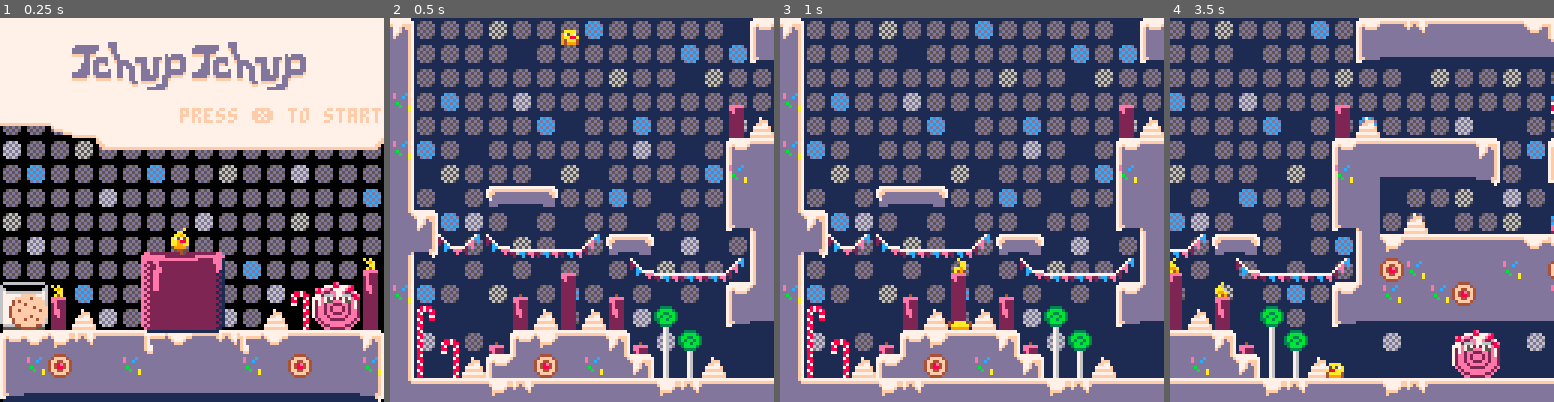
Above: before the commit, frames 1-4 (left to right).
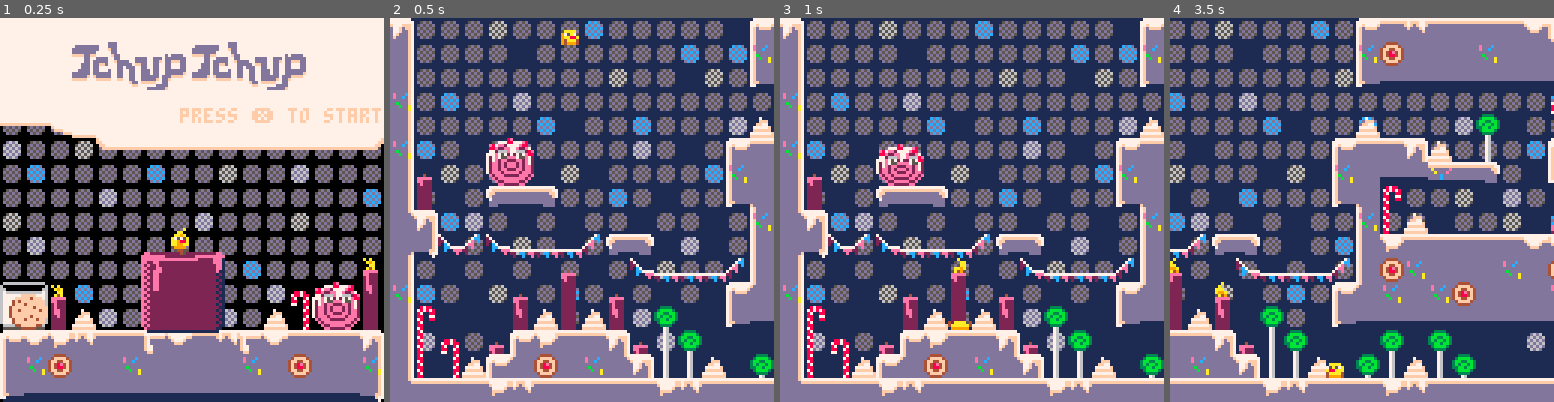
Above: after the commit, the same moments.

Repository: gschup/pico8-playground
Game: PICO-8 cartridge carts/tchup.p8
Same seed, same stepped clock (60 frames per second), same inputs: the game is played once before the commit and once after it.
Inputs:
- Up to frame 1 (0.25 s): no input
- Up to frame 2 (0.5 s): tap X (X key) at 0.33 s
- Up to frame 3 (1 s): tap O (Z key) at 0.7 s
- Up to frame 4 (3.5 s): tap X (X key) at 1.07, 1.85, 2.97 s; hold Right 1.6-2.1 s; tap O (Z key) every 0.4 s from 1.7 to 3.3 s; hold Right 2.47-3.03 s; hold Left from 3.08 s (still down)

Frame 1 is identical in both runs. In frame 2, 3.1% of the frame differs, in the area x 7-100%, y 7-94%; in frame 3, 3.0%; in frame 4, 9.3%, in the area x 42-100%, y 6-94%.

Commit message:
collision with rolls, interaction with C-button

Diff:
--- a/carts/tchup.p8
+++ b/carts/tchup.p8
@@ -88,6 +88,10 @@
 deep_soda_tiles_y={}
 deep_soda_count=0
 
+roll_tiles_x={}
+roll_tiles_y={}
+roll_count=0
+
 function find_animated_tiles()
 	for x=map_x1,map_x2 do
 		for y=map_y1,map_y2 do
@@ -107,6 +111,11 @@
 				add(deep_soda_tiles_y,y)
 				deep_soda_count +=1
 			end
+			if mget(x,y)==25 then
+				add(roll_tiles_x,x)
+				add(roll_tiles_y,y)
+				roll_count +=1
+			end
 		end
 	end
 end
@@ -150,6 +159,7 @@
 	update_state()
 	// candle touching
 	check_candle_touch()
+	check_roll_touch()
 	// check game end
 	check_game_end()
 end
@@ -356,8 +366,7 @@
 end
 
 // candle touching
-function player_touches(x,y)
-	local marg=2
+function player_touches(x,y, marg)
 	local touch_y = y<=p.y+marg and y>=p.y+p.coll.y1-marg
 	local touch_x = x>=p.x+p.coll.x1-marg and x<=p.x+p.coll.x2+marg
 	return touch_y and touch_x
@@ -367,13 +376,25 @@
 	for i=1,candle_count do
 		local cx=8*(candle_tiles_x[i]-map_x1)+4
 		local cy=8*(candle_tiles_y[i]-map_y1)+4
-		if player_touches(cx,cy) and not candles_activated[i] then
+		if player_touches(cx,cy,2) and not candles_activated[i] then
 			candles_activated[i]=true
 			sfx(1)
 		end
 	end
 end
 
+function check_roll_touch()
+	for i=1,roll_count do
+		local cx=8*(roll_tiles_x[i]-map_x1)+4
+		local cy=8*(roll_tiles_y[i]-map_y1)+4
+		if player_touches(cx,cy,10) and btnp(🅾️)then
+			//open a dialog field
+			printh("hello")
+		end
+	end
+end
+
+// check winning conditions
 function check_game_end()
 	local end_counter = 0
 	for i=1, candle_count do
@@ -553,6 +574,13 @@
 			cam.x+8*(deep_soda_tiles_x[x]-map_x1),
 			cam.y+8*(deep_soda_tiles_y[x]-map_y1))
 	end
+	// draw animated  rolls
+	for x=1,roll_count do
+		local roll_animation = {13,76}
+		local rolls = roll_animation[flr(frames_in_game/20)%2+1]
+		spr(rolls,cam.x+8*(roll_tiles_x[x]-map_x1),
+		cam.y+8*(roll_tiles_y[x]-map_y1),2,2)
+	end
 end
 
 function draw_menu()
@@ -576,10 +604,38 @@
 end
 
 function draw_win_screen()
+	// background
 	cls(1)
 	map(0,0,0,0,16,16)
+	// animated rolls
+	local roll_animation = {13,76}
+	local rolls = roll_animation[flr(frames_in_win/10)%2+1]
+	spr(rolls,16,8,2,2)
+	spr(rolls,96,8,2,2)
+	// animated candles
+	local candle=128+(frames_in_win/15)%3
+	local candle2=128+(frames_in_win/14)%3
+	spr(candle,32,36)
+	spr(candle2,48,36)
+	spr(candle,72,36)
+	spr(candle2,88,36)
+	spr(candle,16,60)
+	spr(candle2,8,76)
+	spr(candle,112,76)
+	// animated tchuptchup
+	local tchup=1+(frames_in_win/25)%2
+	spr(tchup,60,48)
+	// text
 	print('congratulation! you won',20,1,7)
 end
+…(8 lines of a section not shown)…
 
 
 
@@ -780,36 +836,36 @@
 0000000000000000000000000000000000000000000000000000000000000000000000000000000000000000000000000000000000000000000000000000000000000000000000000000000000000000000000000000000000000000000000000000000000000000000000000000000000000000000000000000000000000000
 __map__
 007a0000000000000000000000003f002b2a2a2a2d2a2a2a2b2a2a2a2a2a002d000000000000000000000000000000001818181818181818181818181818181800000000000000000000000000000000000000000000000000000000000000000000000000000000000000000000000000000000000000000000000000000000
-007b0d0e3e00002a000000000d0e4f2a002a2a2a2a002a2a2a2a2a2a2b2a2b2a000000000000000000000000000000001818184748494a4b4748494a4b18181800000000000000000000000000000000000000000000000000000000000000000000000000000000000000000000000000000000000000000000000000000000
-2b7b1d1e4e2d0000002a00401d1e4f002d2a2a2a2a2a2a2a2a2d2a2a002d2a2a000000000000000000000000000000001818185758595a5b5758595a5b18181800000000000000000000000000000000000000000000000000000000000000000000000000000000000000000000000000000000000000000000000000000000
+007b00003e00002a0000000000004f2a002a2a2a2a002a2a2a2a2a2a2b2a2b2a000000000000000000000000000000001818184748494a4b4748494a4b18181800000000000000000000000000000000000000000000000000000000000000000000000000000000000000000000000000000000000000000000000000000000
+2b7b00004e2d0000002a004000004f002d2a2a2a2a2a2a2a2a2d2a2a002d2a2a000000000000000000000000000000001818185758595a5b5758595a5b18181800000000000000000000000000000000000000000000000000000000000000000000000000000000000000000000000000000000000000000000000000000000
 0070717972002c0000002b707179722c2a2a2b2a2a2c2a2a2a2a2a2a2a2a2a2a000000000000000000000000000000001818181818181818181818181818181800000000000000000000000000000000000000000000000000000000000000000000000000000000000000000000000000000000000000000000000000000000
 002c7c7d7d7d7d7d7d7d7d7d7e002b00002a2a2a2a2a2b002a2a2b2a2a2a2c00000000000000000000000000000000002929271f18181818181818181818181800000000000000000000000000000000000000000000000000000000000000000000000000000000000000000000000000000000000000000000000000000000
-7c7d7d7e5100522a005100507c7d7d7e2a2b2a002a2a2a2a2a2a2c2a002a2a2a000000000000000000000000000000002c2a2a2d2e292929292929292929292f00000000000000000000000000000000000000000000000000000000000000000000000000000000000000000000000000000000000000000000000000000000
+7c7d7d7e4100412a004100417c7d7d7e2a2b2a002a2a2a2a2a2a2c2a002a2a2a000000000000000000000000000000002c2a2a2d2e292929292929292929292f00000000000000000000000000000000000000000000000000000000000000000000000000000000000000000000000000000000000000000000000000000000
 2d002a406140600000604061402a00002a002d2a2a2a002d002a2a2a2a2b2a2a000000000000000000000000000000002a2b2a2a2a2a2b2a2a2d2a2a2c2a2a2a00000000000000000000000000000000000000000000000000000000000000000000000000000000000000000000000000000000000000000000000000000000
 002c00353a3d393d3d393d31367a002a2c2a002a002b2a2a2a2b2a002a2a2d00000000000000000000000000000000002a2a2a2a2c2a2a2a2a2a2a2a2a2a2a2b00000000000000000000000000000000000000000000000000000000000000000000000000000000000000000000000000000000000000000000000000000000
-000050386b3b6c3b6c3b3b6b777b2d002d002b2c2a002a002a2a002a2a002a2a000000000000000000000000000000002d2a2a2a2a2a2a2a2c2a2a2a2d2a2a2a00000000000000000000000000000000000000000000000000000000000000000000000000000000000000000000000000000000000000000000000000000000
+000041386b3b6c3b6c3b3b6b777b2d002d002b2c2a002a002a2a002a2a002a2a000000000000000000000000000000002d2a2a2a2a2a2a2a2c2a2a2a2d2a2a2a00000000000000000000000000000000000000000000000000000000000000000000000000000000000000000000000000000000000000000000000000000000
 7c7d353a3d3d3d32313d3d3d3d367d7e2a2c002a002d2a002a2b2a002c002a00000000000000000000000000000000002a2c2a2a2a2a2a2a2a2a2a2a2a2a2a2a00000000000000000000000000000000000000000000000000000000000000000000000000000000000000000000000000000000000000000000000000000000
-3e51783b6c3b3b6b3b3b3b6c3b375200002a002a002a002a002a002d2a2a002a000000000000000000000000000000002a2a2a2a2a2a2b2a2a2a2b2a2a2a2a4100000000000000000000000000000000000000000000000000000000000000000000000000000000000000000000000000000000000000000000000000000000
+3e41783b6c3b3b6b3b3b3b6c3b374100002a002a002a002a002a002d2a2a002a000000000000000000000000000000002a2a2a2a2a2a2b2a2a2a2b2a2a2a2a4100000000000000000000000000000000000000000000000000000000000000000000000000000000000000000000000000000000000000000000000000000000
 4e353d3d3d393a3d3d31323d3d3d363f2a2b2a002d002a2b2a002a002a000000000000000000000000000000000000000b0c412b2a2a2a2a2a2a2a2c3f0d0e6000000000000000000000000000000000000000000000000000000000000000000000000000000000000000000000000000000000000000000000000000000000
 4e786b6c3b3b3b3b6c3b3b6b3b3b774f2d0000000000002a00002c2a0000002d000000000000000000000000000000001b1c60402c2a2d2a2a2c2a404f1d1e6100000000000000000000000000000000000000000000000000000000000000000000000000000000000000000000000000000000000000000000000000000000
 35313d3d3d3d3d3d393a3d3d3d3d3d36002c002a000000000000002c000000000d0e0d0e0d0e0d0e0d0e0d0e0d0e0d0e353931323d3d3a393d323a393d3d3d3600000000000000000000000000000000000000000000000000000000000000000000000000000000000000000000000000000000000000000000000000000000
 3b6b6c3b3b6c3b6b3b3b3b6c3b3b6b6c000000000000000000000000000000001d1e1d1e1d1e1d1e1d1e1d1e1d1e1d1e386c6b3b3b6c3b3b3b3b6c3b6b3b3b7700000000000000000000000000000000000000000000000000000000000000000000000000000000000000000000000000000000000000000000000000000000
 6c3b3b3b6c3b3b3b6c3b3b6b3b6c3b3b00000000000000000000000000000000000000000000000000000000000000003c33333333333333333333333333333400000000000000000000000000000000000000000000000000000000000000000000000000000000000000000000000000000000000000000000000000000000
 360000000000000000000000000000353d323d3d3d3d393a3d3d3d3d71717179717171717171717136000000000000000000000000000000000000000000000000000000000000000000000000000000000000000000000000000000000000000000000000000000000000000000000000000000000000000000000000000000
-3700000000000000000000000000003c3333333333333333160f333300000000004100004100004037000040000000000000000000000000000000000000000000000000000000000000000000000000000000000000000000000000000000000000000000000000000000000000000000000000000000000000000000000000
-3700000000000000000000000000000000000000000000003837400000000070797171797171717134007072000000000000000000000000000000000000000000000000000000000000000000000000000000000000000000000000000000000000000000000000000000000000000000000000000000000000000000000000
-77000000000000000000000000004100000000000000003f3825323600000000000000000000000000000000000000000000000000000000000000000000000000000000000000000000000000000000000000000000000000000000000000000000000000000000000000000000000000000000000000000000000000000000
-37000000000000000000000000006140000000000000004f380f333400000000000000000000000000000000000000000000000000000000000000000000000000000000000000000000000000000000000000000000000000000000000000000000000000000000000000000000000000000000000000000000000000000000
-7700000000000000000000000000353d3d3d3d3d360000352634000000000000000000000000000000004100000000000000000000000000000000000000000000000000000000000000000000000000000000000000000000000000000000000000000000000000000000000000000000000000000000000000000000000000
-3700000000000000000000000000783b333333333400003c3700000000003539360000000000000000707200000000000000000000000000000000000000000000000000000000000000000000000000000000000000000000000000000000000000000000000000000000000000000000000000000000000000000000000000
-3700000070717200000000000000383b00000000000000003700000000003c16770000000000000000000000000000000000000000000000000000000000000000000000000000000000000000000000000000000000000000000000000000000000000000000000000000000000000000000000000000000000000000000000
-25360000000000000000000000003c1600400000000000413741000000000038370000000000000000000000000000000000000000000000000000000000000000000000000000000000000000000000000000000000000000000000000000000000000000000000000000000000000000000000000000000000000000000000
-0f347c7e7c7d7d7d7e70720000000038313d3d3d3d3d39323760003e00004038370000000000004100000070720000000000000000000000000000000000000000000000000000000000000000000000000000000000000000000000000000000000000000000000000000000000000000000000000000000000000000000000
-370000000000004100007c7d7d7d7e386b6c3b3b3b6c3b6b2536004e3f003526370000000000707172000000000000000000000000000000000000000000000000000000000000000000000000000000000000000000000000000000000000000000000000000000000000000000000000000000000000000000000000000000
-770000000041006100410000000035266c3b6c6b3b3b3b6c3b34004e4f003c16370000000000000000000000000000000000000000000000000000000000000000000000000000000000000000000000000000000000000000000000000000000000000000000000000000000000000000000000000000000000000000000000
-373e0000006040614060007a00003c3333333333333333333400003536000038377a0000000000000000000d0e0000000000000000000000000000000000000000000000000000000000000000000000000000000000000000000000000000000000000000000000000000000000000000000000000000000000000000000000
-374e3f004135313d3d36417b7a0000000000000d0e0000000000003c34000038377b0000000000000000001d1e0000000000000000000000000000000000000000000000000000000000000000000000000000000000000000000000000000000000000000000000000000000000000000000000000000000000000000000000
-374e4f4035266b3b6c25367b7b4000000000001d1e000000000000000000003825367f7f7f7f7f7f7f7f3539367f7f7f0000000000000000000000000000000000000000000000000000000000000000000000000000000000000000000000000000000000000000000000000000000000000000000000000000000000000000
+370000000000000000000000000000786b3b3b3b6c3b3b3b6c0f333300000000004100004100004037000040000000000000000000000000000000000000000000000000000000000000000000000000000000000000000000000000000000000000000000000000000000000000000000000000000000000000000000000000
+3700000000000000000000000000003c33333333333333331637400000000070797171797171717134007072000000000000000000000000000000000000000000000000000000000000000000000000000000000000000000000000000000000000000000000000000000000000000000000000000000000000000000000000
+77000000000000000000000000000000000000000000003f3825323600000000000000000000000000000000000000000000000000000000000000000000000000000000000000000000000000000000000000000000000000000000000000000000000000000000000000000000000000000000000000000000000000000000
+37000000000000000000000000000040000000007a00004f380f333400000019000000000000000000000000000000000000000000000000000000000000000000000000000000000000000000000000000000000000000000000000000000000000000000000000000000000000000000000000000000000000000000000000
+7700000019000000000000000000353d3d3640007b0000352634000000000000000000000000000000004100000000000000000000000000000000000000000000000000000000000000000000000000000000000000000000000000000000000000000000000000000000000000000000000000000000000000000000000000
+3741000000000000000000000000783b333379717200003c3700000000003539360000000000000000707200000000000000000000000000000000000000000000000000000000000000000000000000000000000000000000000000000000000000000000000000000000000000000000000000000000000000000000000000
+37610000707172000000000000003c163e000000000000003700000000003c16770000000000000000000000000000000000000000000000000000000000000000000000000000000000000000000000000000000000000000000000000000000000000000000000000000000000000000000000000000000000000000000000
+253600000000000000000000000000784e400000000000413741007072000038370000000000000000000000000000000000000000000000000000000000000000000000000000000000000000000000000000000000000000000000000000000000000000000000000000000000000000000000000000000000000000000000
+0f347c7e7c7d7d7d7e70720000000038313d3d3d3d3d39323760000000004038370000000000004100000070720000000000000000000000000000000000000000000000000000000000000000000000000000000000000000000000000000000000000000000000000000000000000000000000000000000000000000000000
+370000000000004100007c7d7d7d7e386b6c3b3b3b6c3b6b2536000000003526370000000000707172000000000000000000000000000000000000000000000000000000000000000000000000000000000000000000000000000000000000000000000000000000000000000000000000000000000000000000000000000000
+770000000041006100410000000035266c3b6c6b3b3b3b6c3b34000000003c16370000000000000000000000000000000000000000000000000000000000000000000000000000000000000000000000000000000000000000000000000000000000000000000000000000000000000000000000000000000000000000000000
+373e0000006040614060007a00003c3333333333333333333400000000000038377a00000000000000000000000000000000000000000000000000000000000000000000000000000000000000000000000000000000000000000000000000000000000000000000000000000000000000000000000000000000000000000000
+374e3f004135313d3d36417b7a0000007a007a00000000000000007072000038377b00000000000000000000000000000000000000000000000000000000000000000000000000000000000000000000000000000000000000000000000000000000000000000000000000000000000000000000000000000000000000000000
+374e4f4035266b3b6c25367b7b40007a7b407b7a00000000000000000000003825367f7f7f7f7f7f7f7f3539367f7f7f0000000000000000000000000000000000000000000000000000000000000000000000000000000000000000000000000000000000000000000000000000000000000000000000000000000000000000
 253d3d3d31323d3d3d3d3d31323d3d3d31323d3d3d3d3d3d3231393a3d3d3d266c776f6f6f6f6f6f6f6f386b776f6f6f0000000000000000000000000000000000000000000000000000000000000000000000000000000000000000000000000000000000000000000000000000000000000000000000000000000000000000
 
 
Not shown, changed: 30 lines of the sprite sheet (__gfx__) section of carts/tchup.p8
